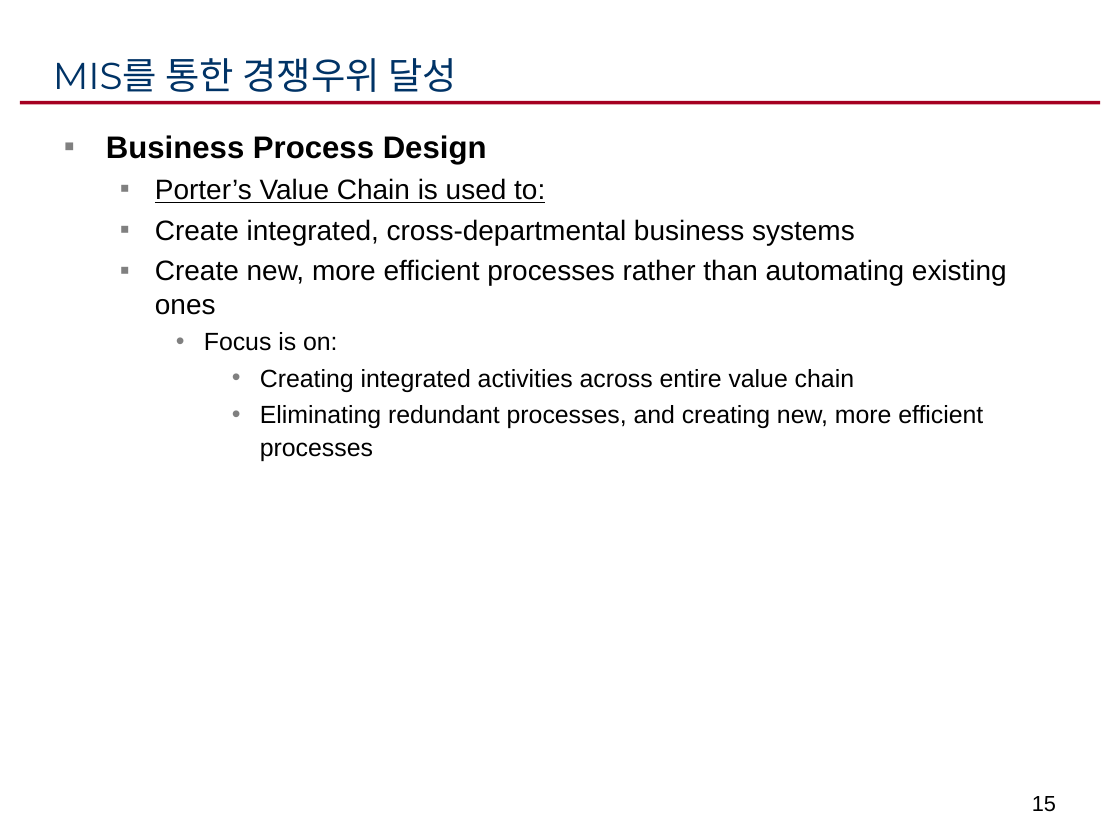
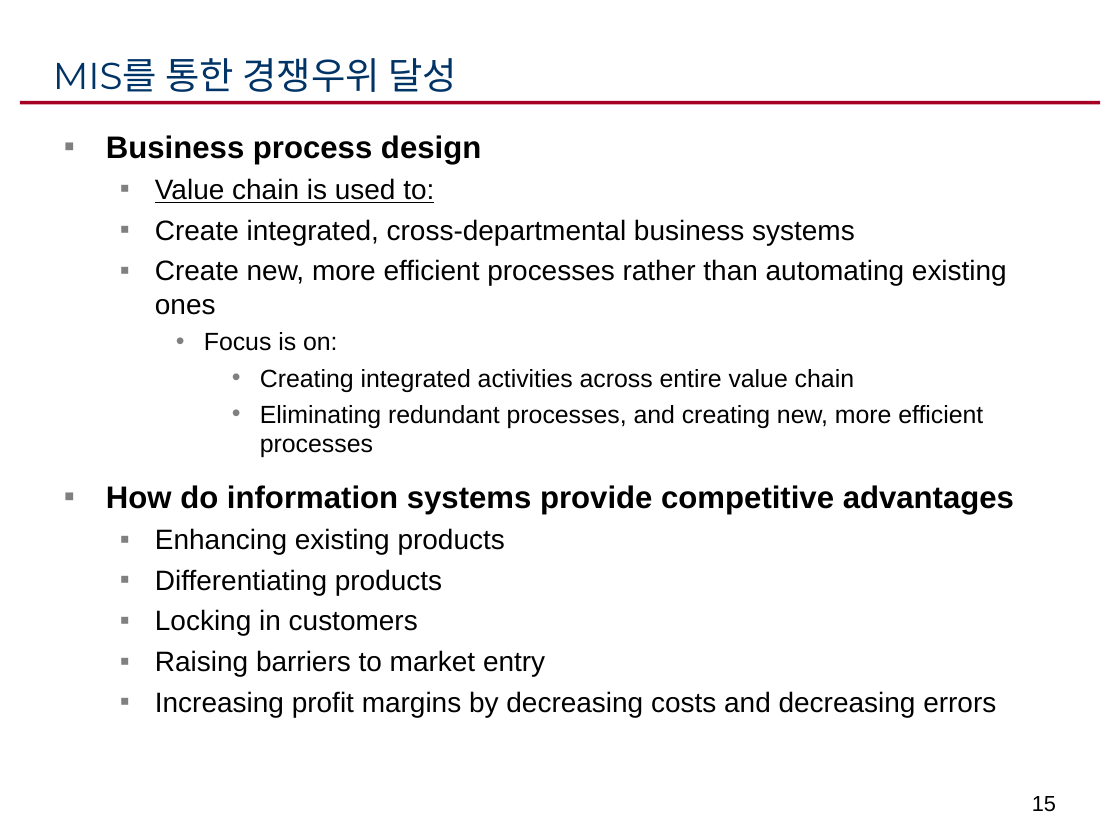
Before and after one commit to ikelab/courses, a slide deck: slide 15 of iie2016/mis1.ppt. Drawn at 1120x840 pixels with LibreOffice and Linux fonts; fonts in the diff are those of the drawing. Boxes give left, top, right and bottom in pixels: in the first picture for what was removed or moved away, otherwise in the second. Text is boxed around its words. In the diff, an @@ line names an element or a change of style, - is before the commit and + after.

```diff
--- a/iie2016/mis1.ppt
+++ b/iie2016/mis1.ppt
@@ text at bbox=[106, 135, 481, 203]: text changed; size 18 to 20 pt; bold on @@
-▪ Business Process Design
-  ▪ Porter’s Value Chain is used to:
+▪ Business process design
+  ▪ Value chain is used to:
@@ text at bbox=[106, 485, 1014, 717]: paragraphs added @@
+▪ How do information systems provide competitive advantages
+  ▪ Enhancing existing products
+  ▪ Differentiating products
+  ▪ Locking in customers
+  ▪ Raising barriers to market entry
+  ▪ Increasing profit margins by decreasing costs and decreasing errors
```
Also in this commit, not shown: 8 other slides changed, 1 slide removed, 1 other file.
